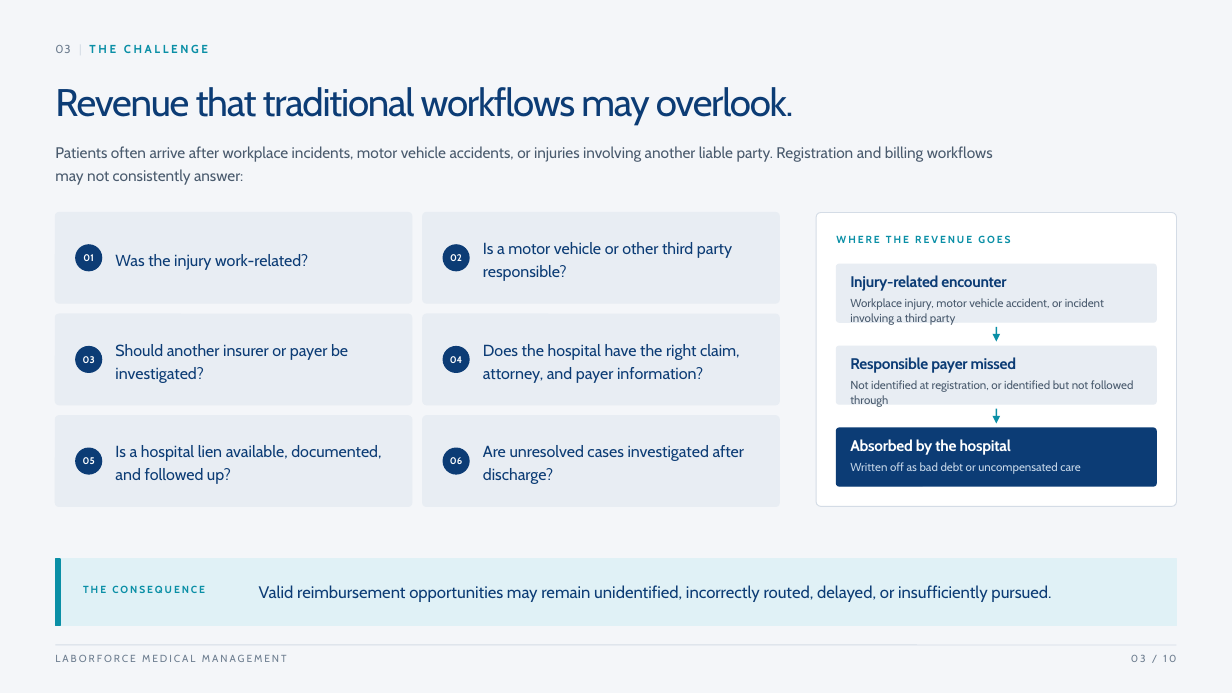
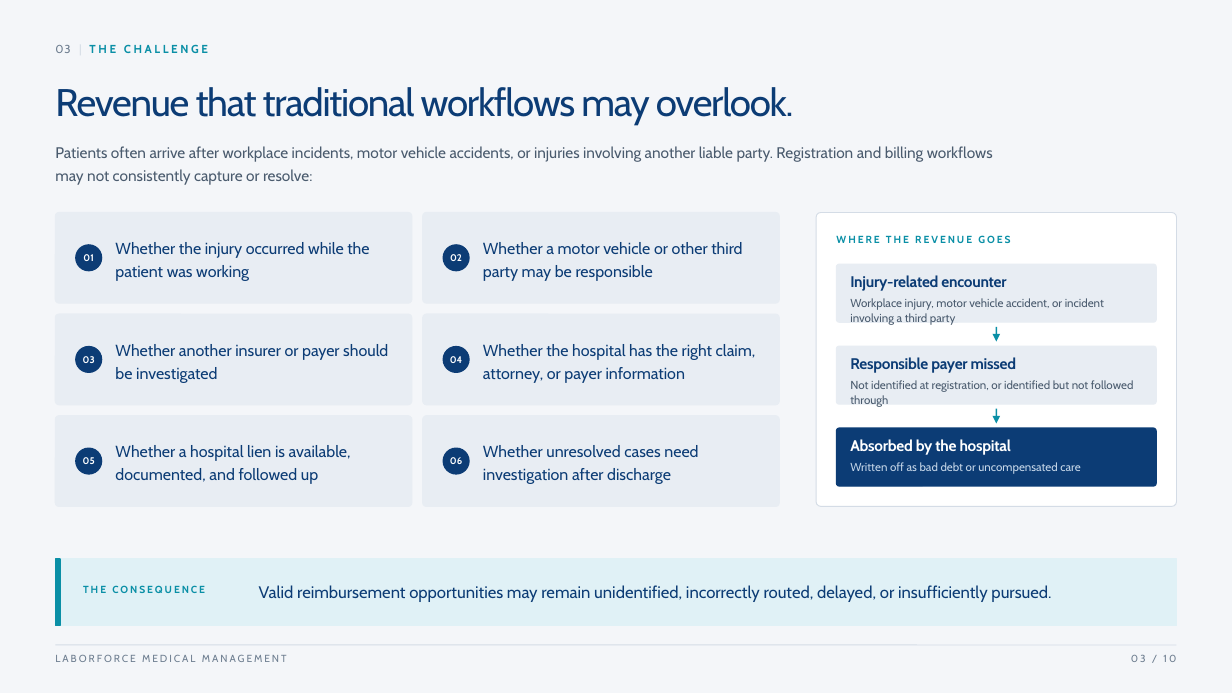
Before and after one commit to GMyoung/laborforce-deck, a slide deck: slide 3 of LaborForce_CookCountyHealth.pptx. Drawn at 1232x693 pixels with LibreOffice and Linux fonts; fonts in the diff are those of the drawing. Boxes give left, top, right and bottom in pixels: in the first picture for what was removed or moved away, otherwise in the second. Text is boxed around its words. In the diff, an @@ line names an element or a change of style, - is before the commit and + after.

```diff
--- a/LaborForce_CookCountyHealth.pptx
+++ b/LaborForce_CookCountyHealth.pptx
@@ text at box(55, 146, 993, 185): text changed @@
-Patients often arrive after workplace incidents, motor vehicle accidents, or injuries involving another liable party. Registration and billing workflows may not consistently answer:
+Patients often arrive after workplace incidents, motor vehicle accidents, or injuries involving another liable party. Registration and billing workflows may not consistently capture or resolve:
@@ text at box(115, 242, 369, 281): text changed @@
-Was the injury work-related?
+Whether the injury occurred while the patient was working
@@ text at box(483, 242, 742, 281): text changed @@
-Is a motor vehicle or other third party responsible?
+Whether a motor vehicle or other third party may be responsible
@@ text at box(115, 344, 388, 383): text changed @@
-Should another insurer or payer be investigated?
+Whether another insurer or payer should be investigated
@@ text at box(483, 344, 756, 383): text changed @@
-Does the hospital have the right claim, attorney, and payer information?
+Whether the hospital has the right claim, attorney, or payer information
@@ text at box(115, 445, 351, 484): text changed @@
-Is a hospital lien available, documented, and followed up?
+Whether a hospital lien is available, documented, and followed up
@@ text at box(483, 445, 698, 484): text changed @@
-Are unresolved cases investigated after discharge?
+Whether unresolved cases need investigation after discharge
```
Also in this commit, not shown: 1 other file.
